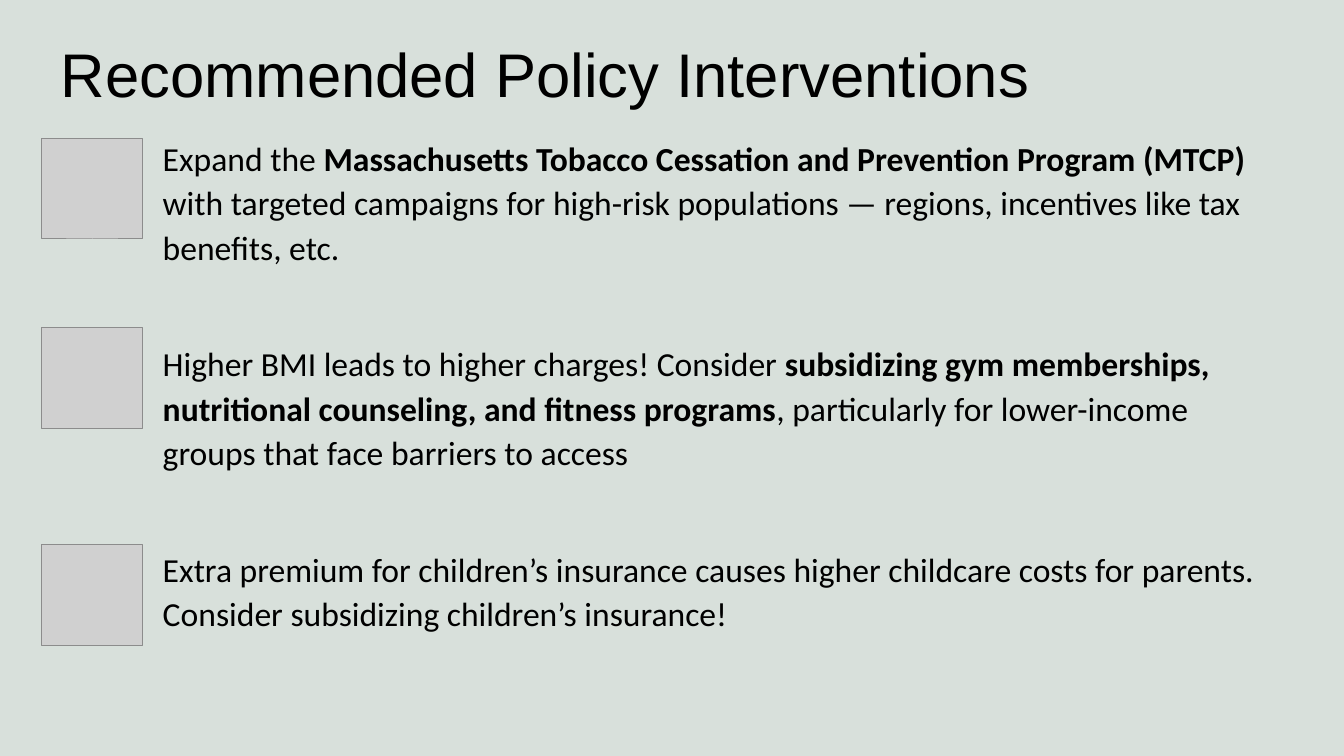
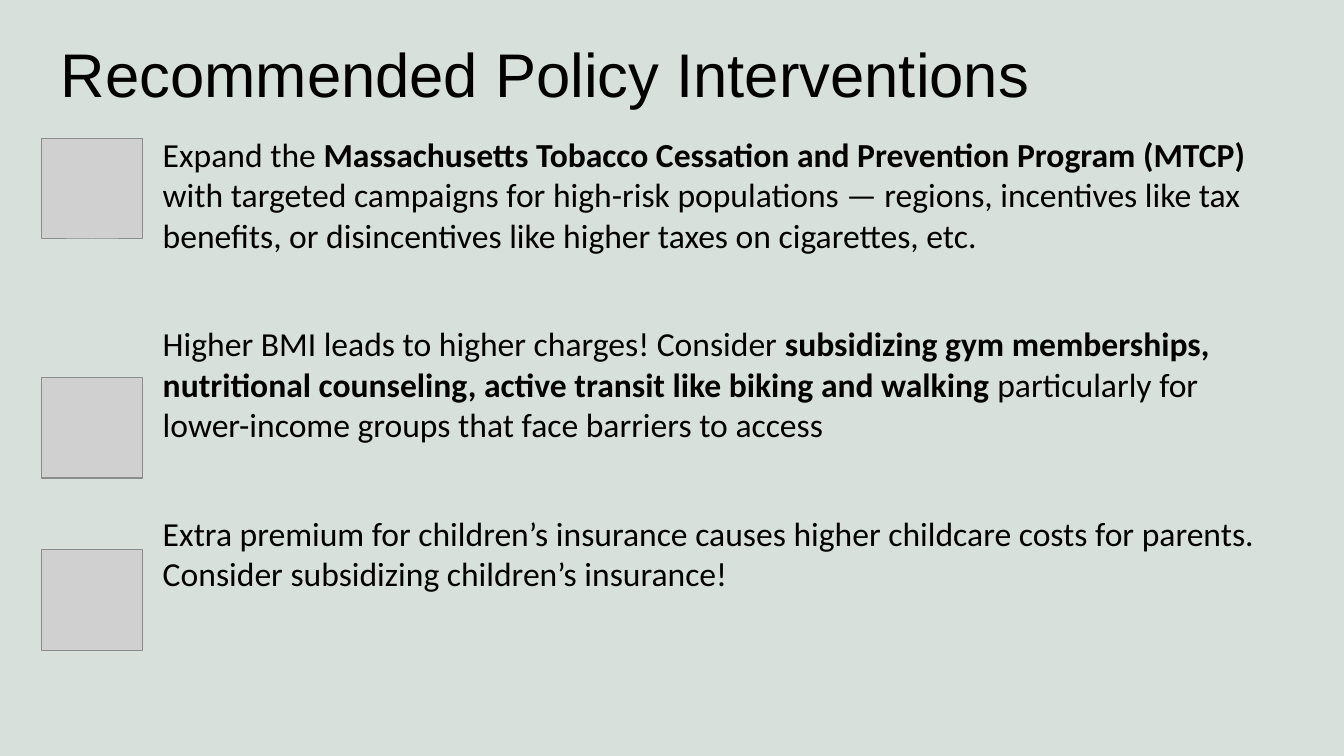
Before and after one commit to harshvardhaniimi/linear-regression, a slide deck: slide 28 of Slides.pptx. Drawn at 1344x756 pixels with LibreOffice and Linux fonts; fonts in the diff are those of the drawing; grey boxes stand for pictures; background and template pictures are left out. Boxes give left, top, right and bottom in pixels: in the first picture for what was removed or moved away, otherwise in the second. Text is boxed around its words. In the diff, an @@ line names an element or a change of style, - is before the commit and + after.

Commit message:
final slides update

```diff
--- a/Slides.pptx
+++ b/Slides.pptx
@@ text at [163,142,1245,443]: text changed @@
-Expand the Massachusetts Tobacco Cessation and Prevention Program (MTCP) with targeted campaigns for high-risk populations — regions, incentives like tax benefits, etc.
-Higher BMI leads to higher charges! Consider subsidizing gym memberships, nutritional counseling, and fitness programs, particularly for lower-income groups that face barriers to access
+Expand the Massachusetts Tobacco Cessation and Prevention Program (MTCP) with targeted campaigns for high-risk populations — regions, incentives like tax benefits, or disincentives like higher taxes on cigarettes, etc.
+Higher BMI leads to higher charges! Consider subsidizing gym memberships, nutritional counseling, active transit like biking and walking particularly for lower-income groups that face barriers to access
@@ picture: place and size @@
-picture at [42,328,143,429]
+picture at [42,377,143,478]
@@ text at [163,522,1254,592]: line spacing 1.1 to 1 @@
@@ picture: place and size @@
-picture at [42,545,143,646]
+picture at [42,551,143,651]
```
Also in this commit, not shown: 1 other file.
